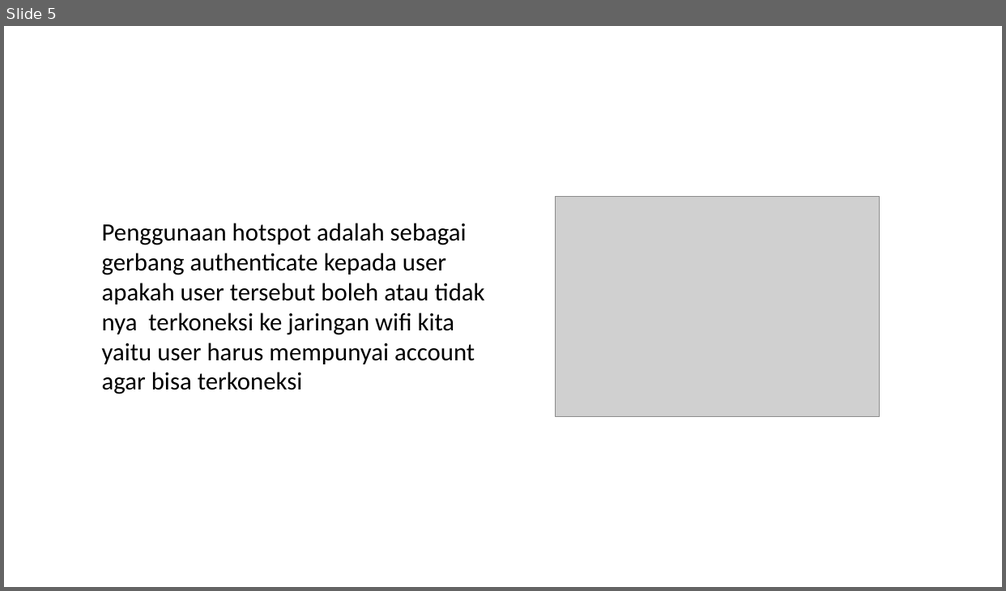
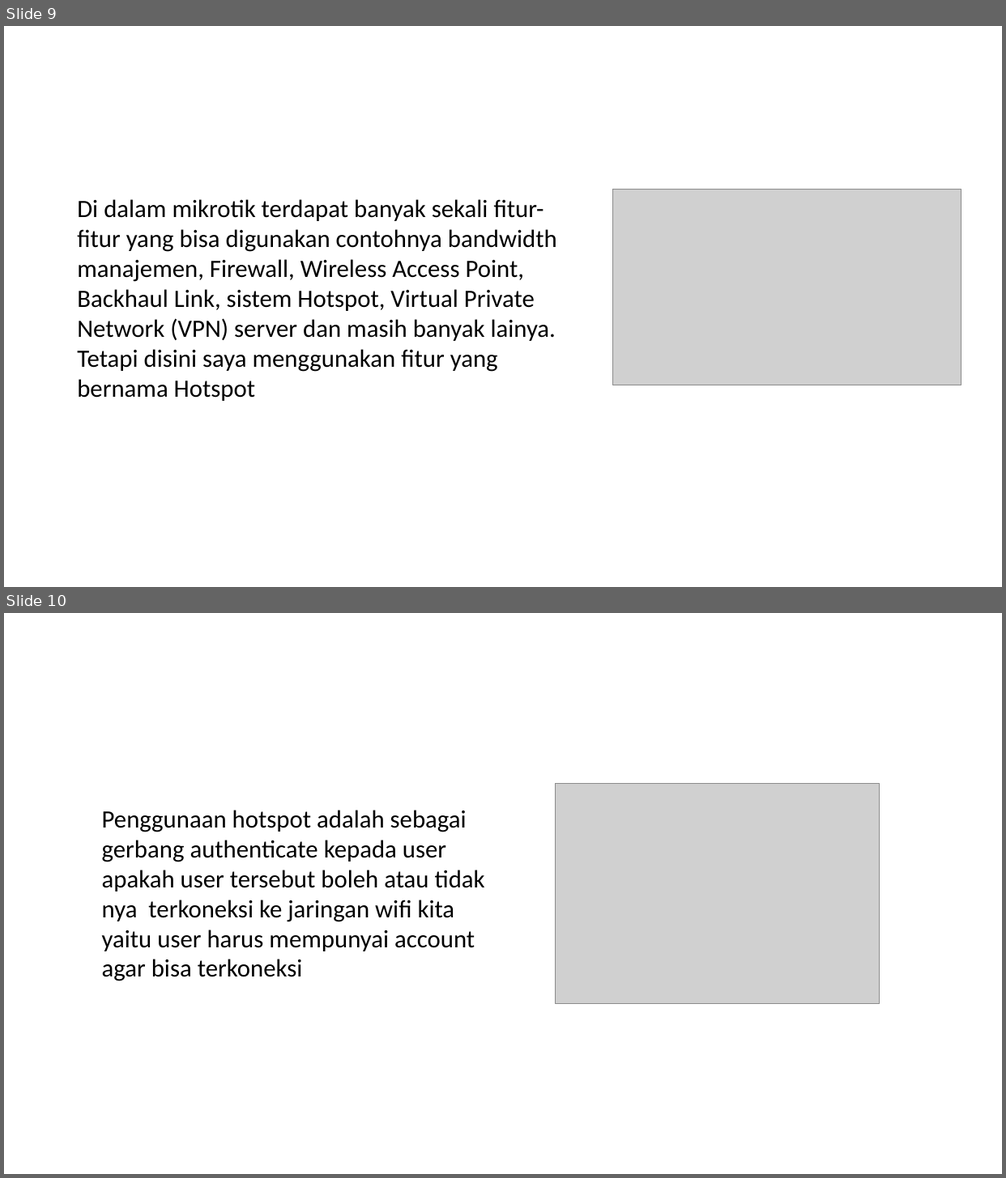
Before and after one commit to wisnushaputra/private-repo, a slide deck: Wisnu.pptx. Shown one above the other, each under a label of ours: slide 5 before the commit, slides 9 and 10 after it. The pictures are 1006x591 and 1006x1178 pixels, drawn with LibreOffice and Linux fonts; fonts in the diff are those of the drawing; grey boxes stand for pictures. Boxes give left, top, right and bottom in pixels: in the first picture for what was removed or moved away, otherwise in the second. Text is boxed around its words. In the diff, an @@ line names an element or a change of style, - is before the commit and + after.

```diff
--- a/Wisnu.pptx
+++ b/Wisnu.pptx
@@ slide 9 added at [4,26,1002,587], background #FFFFFF @@
@@ picture added at [613,189,961,386] @@
@@ text added at [77,199,557,401], 24 pt, text #000000 @@
+Di dalam mikrotik terdapat banyak sekali fitur-fitur yang bisa digunakan contohnya bandwidth manajemen, Firewall, Wireless Access Point, Backhaul Link, sistem Hotspot, Virtual Private Network (VPN) server dan masih banyak lainya.
+Tetapi disini saya menggunakan fitur yang bernama Hotspot
@@ what was slide 5 is now slide 10 @@
```
Also in this commit, not shown: 5 slides changed, 6 other slides added, 1 slide removed, 1 other file.
